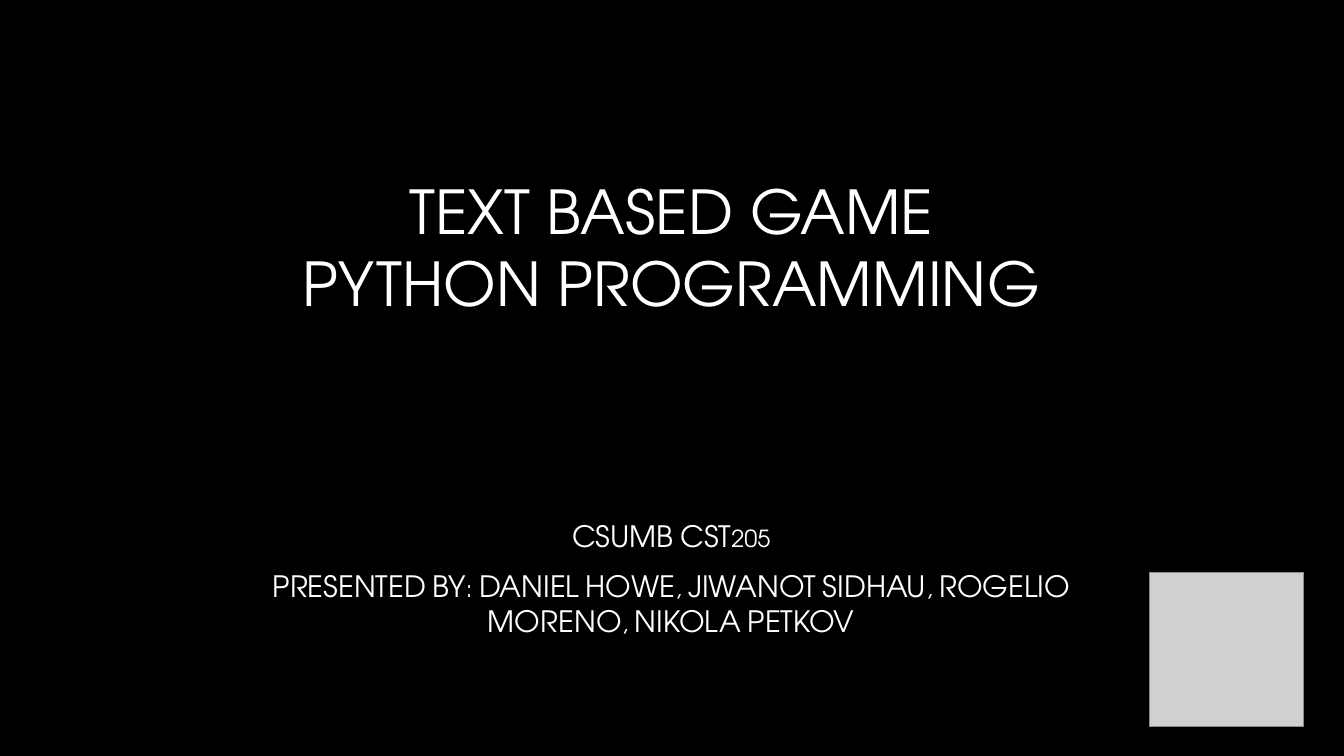
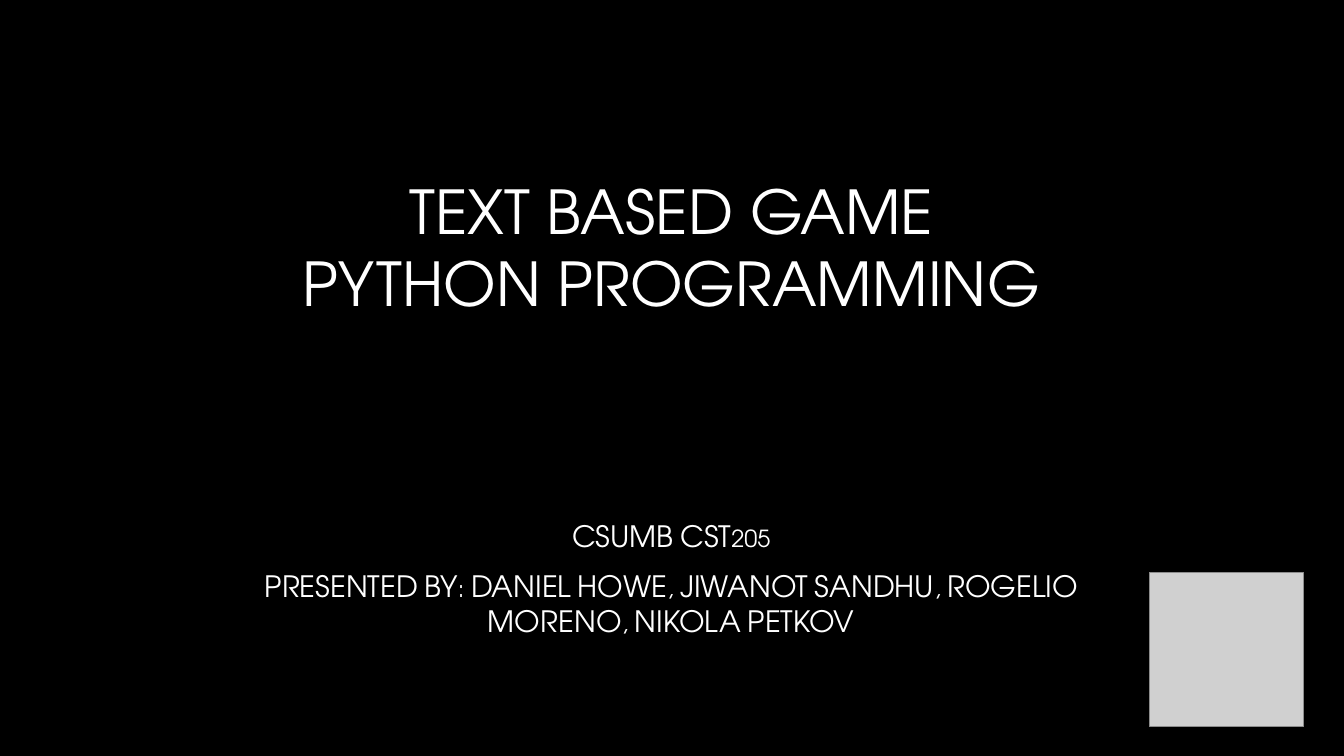
Before and after one commit to CSUMBPelicanCollective/CST205, a slide deck: slide 1 of Final Project/finalProjectPresentation_LastName_FirstName.pptx. Drawn at 1344x756 pixels with LibreOffice and Linux fonts; fonts in the diff are those of the drawing; grey boxes stand for pictures; background and template pictures are left out. Boxes give left, top, right and bottom in pixels: in the first picture for what was removed or moved away, otherwise in the second. Text is boxed around its words. In the diff, an @@ line names an element or a change of style, - is before the commit and + after.

Commit message:
last name spelling
changed my last name spelling on ppt

```diff
--- a/Final Project/finalProjectPresentation_LastName_FirstName.pptx
+++ b/Final Project/finalProjectPresentation_LastName_FirstName.pptx
@@ subtitle at [265, 575, 1078, 633]: text changed @@
-PRESENTED BY: DANIEL HOWE, JIWANOT SIDHAU, ROGELIO MORENO, NIKOLA PETKOV
+PRESENTED BY: DANIEL HOWE, JIWANOT SANDHU, ROGELIO MORENO, NIKOLA PETKOV
```
Also in this commit, not shown: 2 other files.
